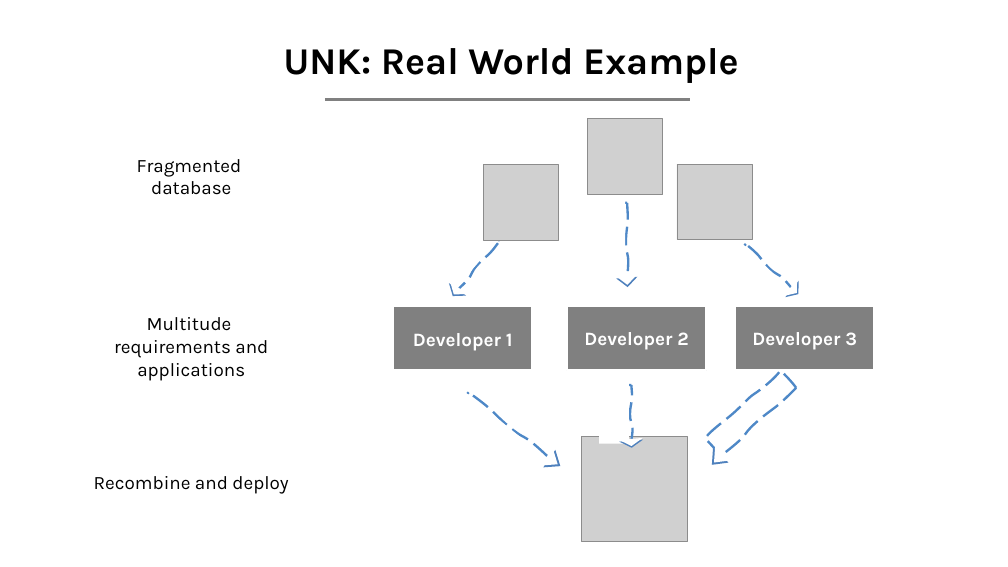
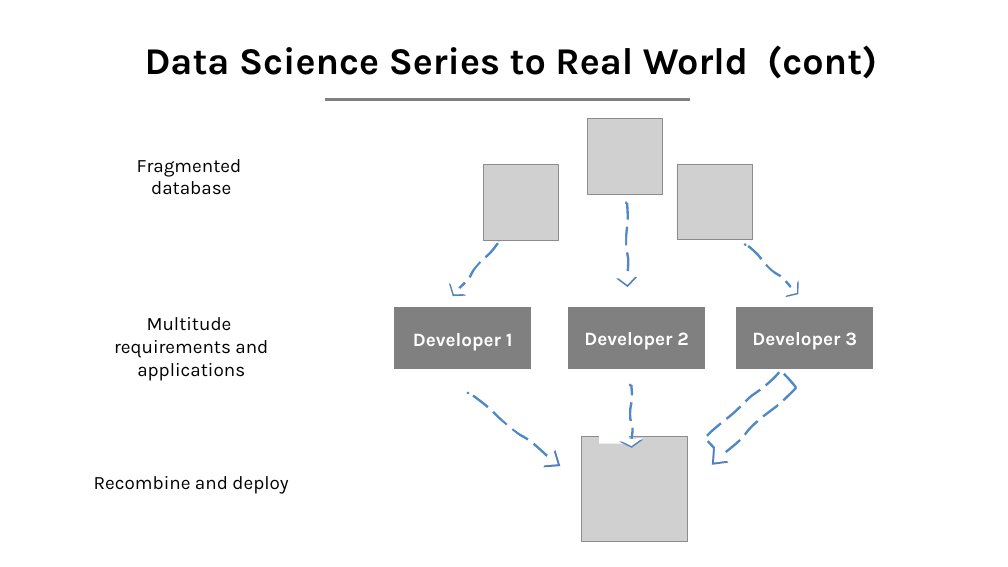
Before and after one commit to Harvard-IACS/2020-AC295, a slide deck: slide 6 of content/lectures/lecture1/presentation/lecture1.pptx. Drawn at 1008x567 pixels with LibreOffice and Linux fonts; fonts in the diff are those of the drawing; grey boxes stand for pictures. Boxes give left, top, right and bottom in pixels: in the first picture for what was removed or moved away, otherwise in the second. Text is boxed around its words. In the diff, an @@ line names an element or a change of style, - is before the commit and + after.

```diff
--- a/content/lectures/lecture1/presentation/lecture1.pptx
+++ b/content/lectures/lecture1/presentation/lecture1.pptx
@@ text at (145, 45, 877, 79): text changed @@
-UNK: Real World Example
+Data Science Series to Real World (cont)
```
Also in this commit, not shown: 9 other slides changed, 1 slide added, 5 other files.
